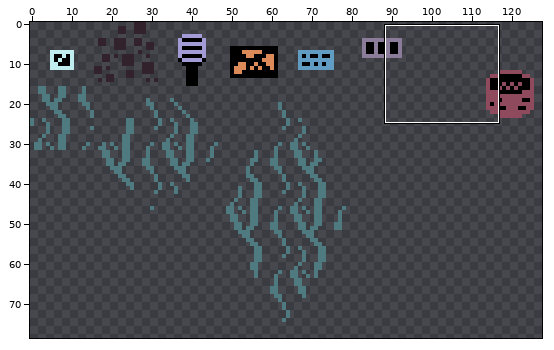
A sprite sheet gets an edit: assets/sprites/atlases/on_solids.png. The first picture is a wide view before the edit; the outline marks the close-up.
Close-up. Before the edit:
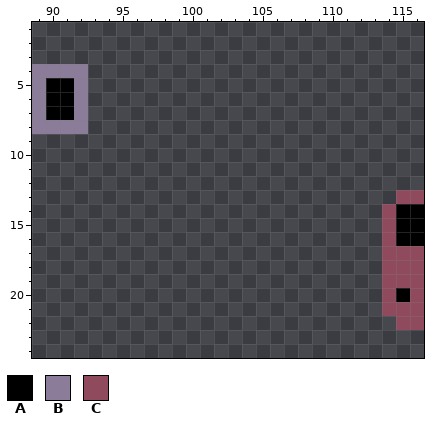
The file is 128x128 pixels. Shown: x 89..116, y 1..24. The wide view leaves out empty margins.
Palette (. is transparent): A #000000  B #8b7c99  C #904a5d
Pixels before, first column x 89:
 4 BBBB........................
 5 BAAB........................
 6 BAAB........................
 7 BAAB........................
 8 BBBB........................
 9 ............................
10 ............................
11 ............................
12 ............................
13 ..........................CC
14 .........................CAA
15 .........................CAA
16 .........................CAA
17 .........................CCC
18 .........................CCC
19 .........................CCC
20 .........................CAC
21 .........................CCC
22 ..........................CC
And afterwards:
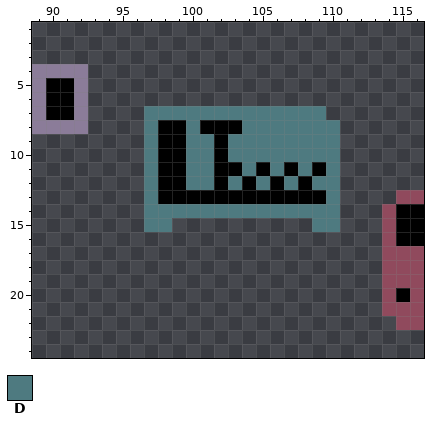
Colours new in this view: D #4e7a80
What changed:
Colour A now appears in row 8 at x 98 to 99 and 101 to 103; in rows 9 to 10 at x 98 to 99 and 102; in row 11 at x 98 to 99, 102 to 103, 105, 107 and 109; in row 12 at x 98 to 99, 102, 104, 106 and 108; in row 13 at x 98 to 109.
Colour D now appears in row 7 at x 97 to 109; in row 8 at x 97, 100 and 104 to 110; in rows 9 to 10 at x 97, 100 to 101 and 103 to 110; in row 11 at x 97, 100 to 101, 104, 106, 108 and 110; in row 12 at x 97, 100 to 101, 103, 105, 107 and 109 to 110; in row 13 at x 97 and 110.
Colour D now appears in row 14 at x 97 to 110; in row 15 at x 97 to 98 and 109 to 110.
Where, in picture pixels (left, top, right, bottom), the same in both close-ups:
added: (144, 106, 340, 232)
